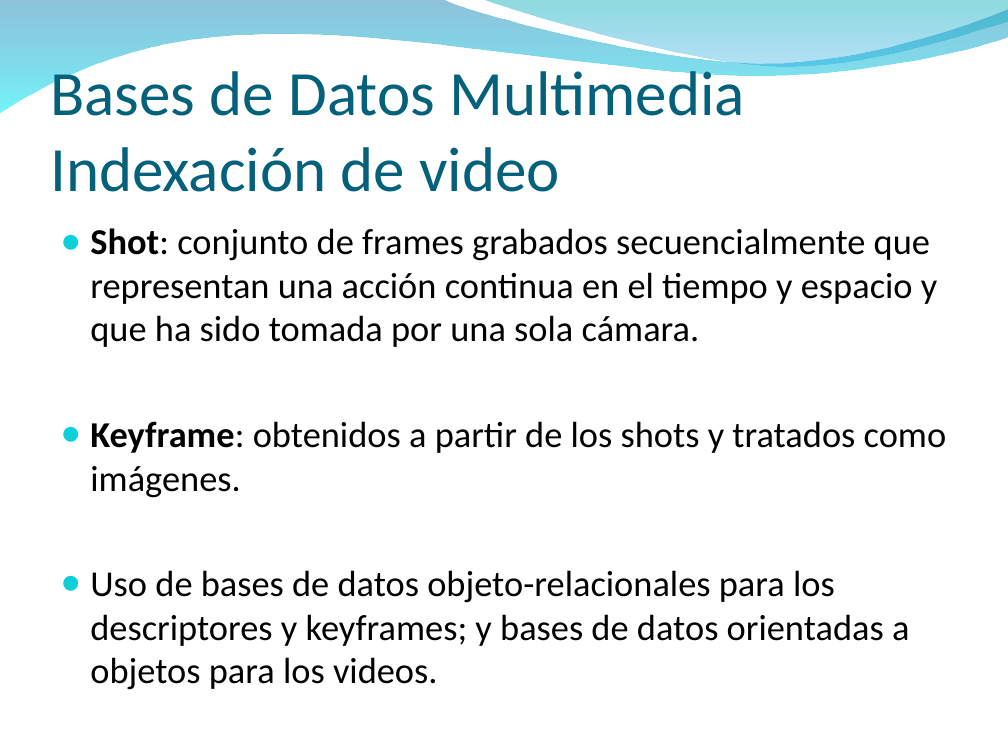
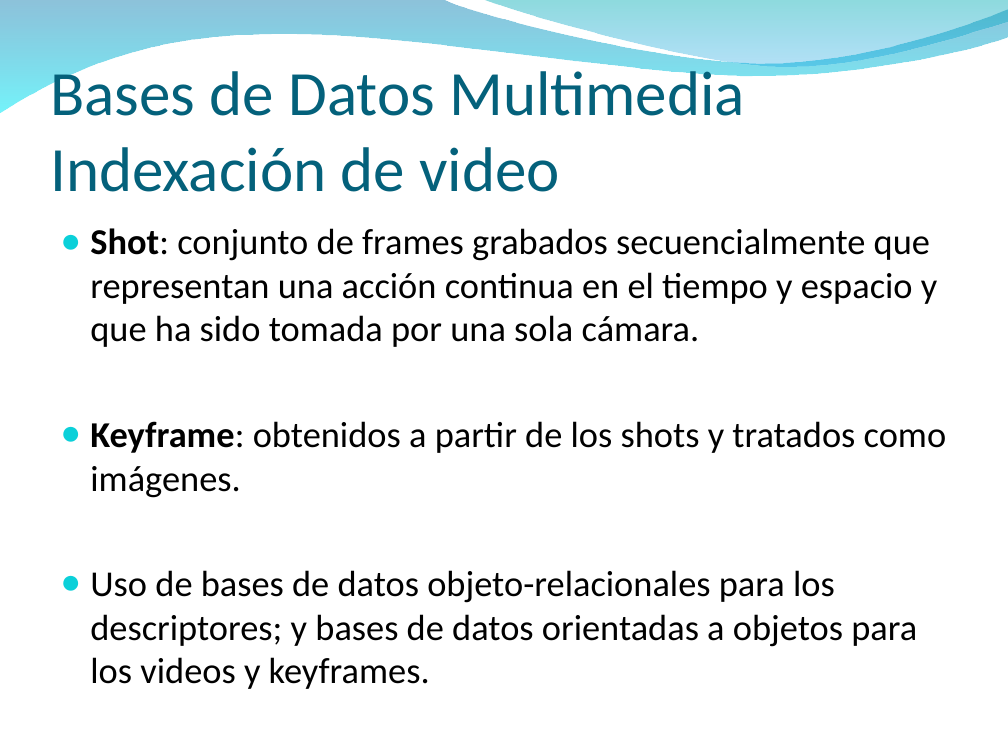
Before and after one commit to txedo/isi-mabd, a slide deck: slide 57 of Funcionalidad3/Funcionalidad3.ppt. Drawn at 1008x756 pixels with LibreOffice and Linux fonts; fonts in the diff are those of the drawing; background and template pictures are left out. Boxes give left, top, right and bottom in pixels: in the first picture for what was removed or moved away, otherwise in the second. Text is boxed around its words. In the diff, an @@ line names an element or a change of style, - is before the commit and + after.

```diff
--- a/Funcionalidad3/Funcionalidad3.ppt
+++ b/Funcionalidad3/Funcionalidad3.ppt
@@ text at bbox=[90, 570, 917, 689]: text changed @@
-● Uso de bases de datos objeto-relacionales para los descriptores y keyframes; y bases de datos orientadas a objetos para los videos.
+● Uso de bases de datos objeto-relacionales para los descriptores; y bases de datos orientadas a objetos para los videos y keyframes.
```
